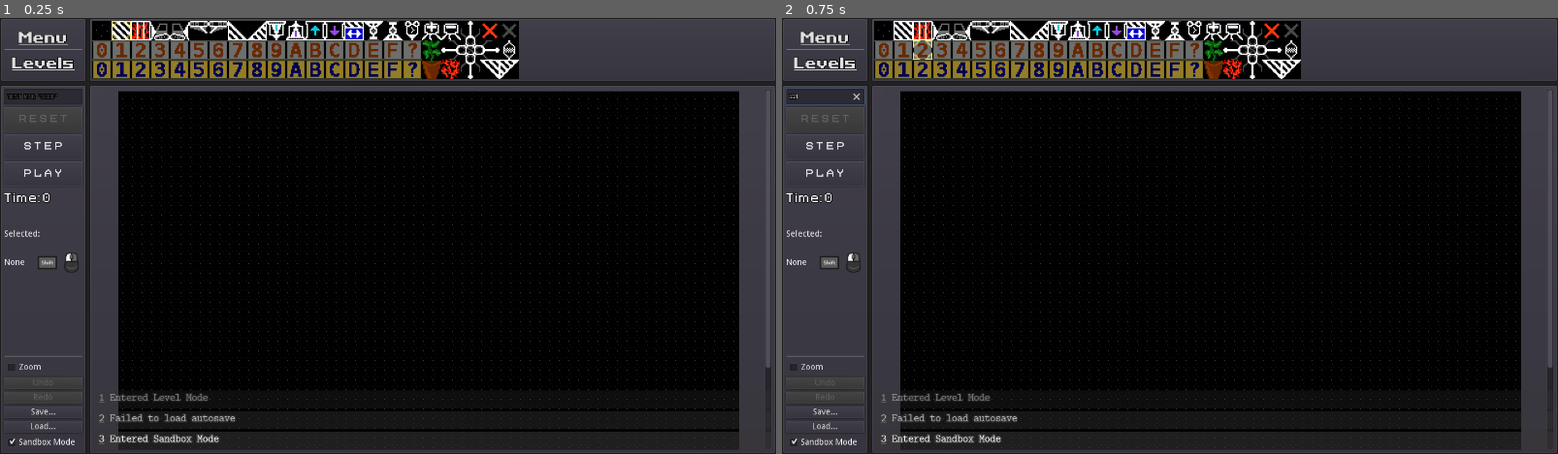
Above: before the commit, frames 1-2 (left to right).
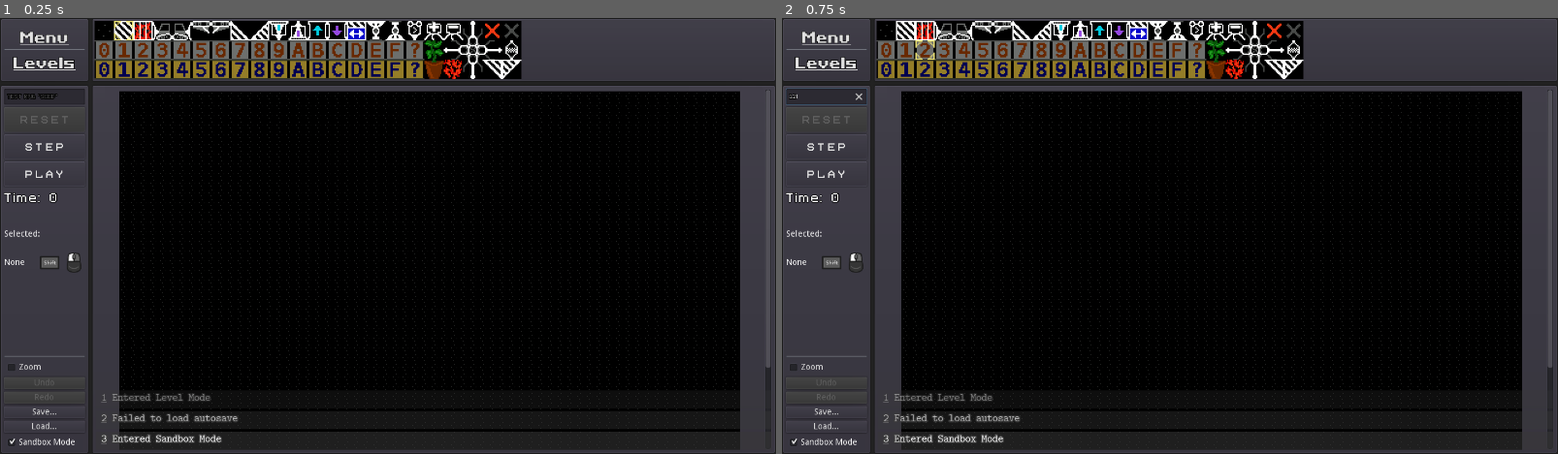
Above: after the commit, the same moments.

Repository: ColinYergin/Push-Factory
Game: Godot game, scene res://firstScene.tscn
Same seed, same stepped clock (60 frames per second), same inputs: the game is played once before the commit and once after it. This scene is started directly instead of the project's main scene.
Inputs (mouse positions are in pixels of both pictures, inside the frame that each line leads up to):
- Up to frame 1 (0.25 s): no input
- Up to frame 2 (0.75 s): click (828, 96) at 0.52 s; type "12" at 0.6 s

The runs differ from the first frame. In frame 1, 7.9% of the frame differs, in the area x 1-96%, y 0-100%; in frame 2, 7.9%.

Commit message:
Adjust some spacing in the editor UI

Diff:
--- a/bigbutton_font.tres
+++ b/bigbutton_font.tres
@@ -3,7 +3,7 @@
 [ext_resource path="res://fontspace-free-commercial-use/teletactile-font/Teletactile-3zavL.ttf" type="DynamicFontData" id=1]
 
 [resource]
-extra_spacing_top = 9
-extra_spacing_bottom = 9
+extra_spacing_top = 11
+extra_spacing_bottom = 7
 extra_spacing_char = 4
 font_data = ExtResource( 1 )
--- a/firstScene.tscn
+++ b/firstScene.tscn
@@ -48,20 +48,20 @@
 script = ExtResource( 2 )
 
 [node name="PanelContainer" type="PanelContainer" parent="."]
-margin_right = 143.0
+margin_right = 147.0
 margin_bottom = 106.0
 
 [node name="VBoxContainer" type="VBoxContainer" parent="PanelContainer"]
 margin_left = 7.0
 margin_top = 17.0
-margin_right = 136.0
+margin_right = 140.0
 margin_bottom = 89.0
 size_flags_vertical = 4
 alignment = 1
 
 [node name="OpenMenuButton" type="LinkButton" parent="PanelContainer/VBoxContainer"]
-margin_left = 24.0
-margin_right = 105.0
+margin_left = 26.0
+margin_right = 107.0
 margin_bottom = 30.0
 focus_mode = 2
 size_flags_horizontal = 4
@@ -71,13 +71,13 @@
 
 [node name="HSeparator" type="HSeparator" parent="PanelContainer/VBoxContainer"]
 margin_top = 34.0
-margin_right = 129.0
+margin_right = 133.0
 margin_bottom = 38.0
 
 [node name="OpenLevelsButton" type="LinkButton" parent="PanelContainer/VBoxContainer"]
-margin_left = 13.0
+margin_left = 15.0
 margin_top = 42.0
-margin_right = 116.0
+margin_right = 118.0
 margin_bottom = 72.0
 focus_mode = 2
 size_flags_horizontal = 4
@@ -86,7 +86,7 @@
 text = "Levels"
 
 [node name="PanelContainer2" type="PanelContainer" parent="."]
-margin_left = 147.0
+margin_left = 151.0
 margin_right = 1280.0
 margin_bottom = 106.0
 rect_min_size = Vector2( 0, 106 )
@@ -116,13 +116,13 @@
 
 [node name="PanelContainer3" type="PanelContainer" parent="."]
 margin_top = 110.0
-margin_right = 143.0
+margin_right = 147.0
 margin_bottom = 720.0
 
 [node name="VBoxContainer" type="VBoxContainer" parent="PanelContainer3"]
 margin_left = 7.0
 margin_top = 7.0
-margin_right = 136.0
+margin_right = 140.0
 margin_bottom = 603.0
 
 [node name="FPSInfoLine2" type="HBoxContainer" parent="PanelContainer3/VBoxContainer"]
@@ -146,7 +146,7 @@
 text = "0"
 
 [node name="SeedLineEdit" type="LineEdit" parent="PanelContainer3/VBoxContainer"]
-margin_right = 129.0
+margin_right = 133.0
 margin_bottom = 26.0
 size_flags_horizontal = 3
 custom_fonts/font = SubResource( 3 )
@@ -156,7 +156,7 @@
 
 [node name="ResetButton" type="Button" parent="PanelContainer3/VBoxContainer"]
 margin_top = 30.0
-margin_right = 129.0
+margin_right = 133.0
 margin_bottom = 71.0
 hint_tooltip = "[R]"
 custom_fonts/font = ExtResource( 8 )
@@ -165,7 +165,7 @@
 
 [node name="StepButton" type="Button" parent="PanelContainer3/VBoxContainer"]
 margin_top = 75.0
-margin_right = 129.0
+margin_right = 133.0
 margin_bottom = 116.0
 hint_tooltip = "[S]"
 custom_fonts/font = ExtResource( 8 )
@@ -173,7 +173,7 @@
 
 [node name="PlayCheckBox" type="Button" parent="PanelContainer3/VBoxContainer"]
 margin_top = 120.0
-margin_right = 129.0
+margin_right = 133.0
 margin_bottom = 161.0
 hint_tooltip = "[P]"
 custom_fonts/font = ExtResource( 8 )
@@ -184,19 +184,19 @@
 
 [node name="TimeInfoLine" type="HBoxContainer" parent="PanelContainer3/VBoxContainer"]
 margin_top = 165.0
-margin_right = 129.0
+margin_right = 133.0
 margin_bottom = 194.0
 rect_pivot_offset = Vector2( -1174, -68 )
 
 [node name="TimeLabelLabel" type="Label" parent="PanelContainer3/VBoxContainer/TimeInfoLine"]
-margin_right = 60.0
+margin_right = 71.0
 margin_bottom = 29.0
 custom_fonts/font = ExtResource( 5 )
-text = "Time:"
+text = "Time: "
 
 [node name="TimeLabel" type="Label" parent="PanelContainer3/VBoxContainer/TimeInfoLine"]
-margin_left = 64.0
-margin_right = 77.0
+margin_left = 75.0
+margin_right = 88.0
 margin_bottom = 29.0
 custom_fonts/font = ExtResource( 5 )
 text = "0"
@@ -232,13 +232,13 @@
 
 [node name="MarginContainer2" type="MarginContainer" parent="PanelContainer3/VBoxContainer"]
 margin_top = 198.0
-margin_right = 129.0
+margin_right = 133.0
 margin_bottom = 229.0
 size_flags_vertical = 3
 
 [node name="SelectionInfoLine" type="VBoxContainer" parent="PanelContainer3/VBoxContainer"]
 margin_top = 233.0
-margin_right = 129.0
+margin_right = 133.0
 margin_bottom = 305.0
 rect_min_size = Vector2( 0, 50 )
 rect_pivot_offset = Vector2( -1174, -68 )
@@ -246,14 +246,14 @@
 [Shift]+Right-Click to Clear"
 
 [node name="SelectionLabelLabel" type="Label" parent="PanelContainer3/VBoxContainer/SelectionInfoLine"]
-margin_right = 129.0
+margin_right = 133.0
 margin_bottom = 14.0
 text = "Selected:"
 align = 3
 
 [node name="SelectionLabel" type="Label" parent="PanelContainer3/VBoxContainer/SelectionInfoLine"]
 margin_top = 18.0
-margin_right = 129.0
+margin_right = 133.0
 margin_bottom = 32.0
 size_flags_horizontal = 3
 size_flags_vertical = 3
@@ -262,11 +262,11 @@
 
 [node name="NotSelectedLabel" type="HBoxContainer" parent="PanelContainer3/VBoxContainer/SelectionInfoLine"]
 margin_top = 36.0
-margin_right = 129.0
+margin_right = 133.0
 margin_bottom = 72.0
 
 [node name="NoneSelectedLabel" type="Label" parent="PanelContainer3/VBoxContainer/SelectionInfoLine/NotSelectedLabel"]
-margin_right = 49.0
+margin_right = 53.0
 margin_bottom = 36.0
 size_flags_horizontal = 3
 size_flags_vertical = 3
@@ -275,8 +275,8 @@
 autowrap = true
 
 [node name="ControllerTextureRect" type="TextureRect" parent="PanelContainer3/VBoxContainer/SelectionInfoLine/NotSelectedLabel"]
-margin_left = 53.0
-margin_right = 89.0
+margin_left = 57.0
+margin_right = 93.0
 margin_bottom = 36.0
 rect_min_size = Vector2( 36, 36 )
 size_flags_horizontal = 0
@@ -289,8 +289,8 @@
 max_width = 36
 
 [node name="ControllerTextureRect2" type="TextureRect" parent="PanelContainer3/VBoxContainer/SelectionInfoLine/NotSelectedLabel"]
-margin_left = 93.0
-margin_right = 129.0
+margin_left = 97.0
+margin_right = 133.0
 margin_bottom = 36.0
 rect_min_size = Vector2( 36, 36 )
 size_flags_horizontal = 0
@@ -305,11 +305,11 @@
 [node name="SomethingSelectedLabel" type="VBoxContainer" parent="PanelContainer3/VBoxContainer/SelectionInfoLine"]
 visible = false
 margin_top = 76.0
-margin_right = 121.0
+margin_right = 129.0
 margin_bottom = 290.0
 
 [node name="ControlsLabel" type="Label" parent="PanelContainer3/VBoxContainer/SelectionInfoLine/SomethingSelectedLabel"]
-margin_right = 121.0
+margin_right = 129.0
 margin_bottom = 14.0
 size_flags_horizontal = 3
 size_flags_vertical = 3
@@ -319,11 +319,11 @@
 
 [node name="OverwriteControl" type="HBoxContainer" parent="PanelContainer3/VBoxContainer/SelectionInfoLine/SomethingSelectedLabel"]
 margin_top = 18.0
-margin_right = 121.0
+margin_right = 129.0
 margin_bottom = 54.0
 
 [node name="OverwriteControlLabel" type="Label" parent="PanelContainer3/VBoxContainer/SelectionInfoLine/SomethingSelectedLabel/OverwriteControl"]
-margin_right = 81.0
+margin_right = 89.0
 margin_bottom = 36.0
 size_flags_horizontal = 3
 size_flags_vertical = 3
@@ -332,8 +332,8 @@
 autowrap = true
 
 [node name="ControllerTextureRect" type="TextureRect" parent="PanelContainer3/VBoxContainer/SelectionInfoLine/SomethingSelectedLabel/OverwriteControl"]
-margin_left = 85.0
-margin_right = 121.0
+margin_left = 93.0
+margin_right = 129.0
 margin_bottom = 36.0
 rect_min_size = Vector2( 36, 36 )
 size_flags_horizontal = 0
@@ -347,11 +347,11 @@
 
 [node name="OverwriteControl2" type="HBoxContainer" parent="PanelContainer3/VBoxContainer/SelectionInfoLine/SomethingSelectedLabel"]
 margin_top = 58.0
-margin_right = 121.0
+margin_right = 129.0
 margin_bottom = 94.0
 
 [node name="OverwriteControlLabel" type="Label" parent="PanelContainer3/VBoxContainer/SelectionInfoLine/SomethingSelectedLabel/OverwriteControl2"]
-margin_right = 81.0
+margin_right = 89.0
 margin_bottom = 36.0
 size_flags_horizontal = 3
 size_flags_vertical = 3
@@ -360,8 +360,8 @@
 autowrap = true
 
 [node name="ControllerTextureRect" type="TextureRect" parent="PanelContainer3/VBoxContainer/SelectionInfoLine/SomethingSelectedLabel/OverwriteControl2"]
-margin_left = 85.0
-margin_right = 121.0
+margin_left = 93.0
+margin_right = 129.0
 margin_bottom = 36.0
 rect_min_size = Vector2( 36, 36 )
 size_flags_horizontal = 0
@@ -375,11 +375,11 @@
 
 [node name="OverwriteControl3" type="HBoxContainer" parent="PanelContainer3/VBoxContainer/SelectionInfoLine/SomethingSelectedLabel"]
 margin_top = 98.0
-margin_right = 121.0
+margin_right = 129.0
 margin_bottom = 134.0
 
 [node name="OverwriteControlLabel" type="Label" parent="PanelContainer3/VBoxContainer/SelectionInfoLine/SomethingSelectedLabel/OverwriteControl3"]
-margin_right = 81.0
+margin_right = 89.0
 margin_bottom = 36.0
 size_flags_horizontal = 3
 size_flags_vertical = 3
@@ -388,8 +388,8 @@
 autowrap = true
 
 [node name="ControllerTextureRect" type="TextureRect" parent="PanelContainer3/VBoxContainer/SelectionInfoLine/SomethingSelectedLabel/OverwriteControl3"]
-margin_left = 85.0
-margin_right = 121.0
+margin_left = 93.0
+margin_right = 129.0
 margin_bottom = 36.0
 rect_min_size = Vector2( 36, 36 )
 size_flags_horizontal = 0
@@ -403,11 +403,11 @@
 
 [node name="OverwriteControl4" type="HBoxContainer" parent="PanelContainer3/VBoxContainer/SelectionInfoLine/SomethingSelectedLabel"]
 margin_top = 138.0
-margin_right = 121.0
+margin_right = 129.0
 margin_bottom = 174.0
 
 [node name="OverwriteControlLabel" type="Label" parent="PanelContainer3/VBoxContainer/SelectionInfoLine/SomethingSelectedLabel/OverwriteControl4"]
-margin_right = 81.0
+margin_right = 89.0
 margin_bottom = 36.0
 size_flags_horizontal = 3
 size_flags_vertical = 3
@@ -416,8 +416,8 @@
 autowrap = true
 
 [node name="ControllerTextureRect" type="TextureRect" parent="PanelContainer3/VBoxContainer/SelectionInfoLine/SomethingSelectedLabel/OverwriteControl4"]
-margin_left = 85.0
-margin_right = 121.0
+margin_left = 93.0
+margin_right = 129.0
 margin_bottom = 36.0
 rect_min_size = Vector2( 36, 36 )
 size_flags_horizontal = 0
@@ -431,11 +431,11 @@
 
 [node name="OverwriteControl5" type="HBoxContainer" parent="PanelContainer3/VBoxContainer/SelectionInfoLine/SomethingSelectedLabel"]
 margin_top = 178.0
-margin_right = 121.0
+margin_right = 129.0
 margin_bottom = 214.0
 
 [node name="OverwriteControlLabel" type="Label" parent="PanelContainer3/VBoxContainer/SelectionInfoLine/SomethingSelectedLabel/OverwriteControl5"]
-margin_right = 41.0
+margin_right = 49.0
 margin_bottom = 36.0
 size_flags_horizontal = 3
 size_flags_vertical = 3
@@ -444,8 +444,8 @@
 autowrap = true
 
 [node name="ControllerTextureRect" type="TextureRect" parent="PanelContainer3/VBoxContainer/SelectionInfoLine/SomethingSelectedLabel/OverwriteControl5"]
-margin_left = 45.0
-margin_right = 81.0
+margin_left = 53.0
+margin_right = 89.0
 margin_bottom = 36.0
 rect_min_size = Vector2( 36, 36 )
 size_flags_horizontal = 0
@@ -458,8 +458,8 @@
 max_width = 36
 
 [node name="ControllerTextureRect2" type="TextureRect" parent="PanelContainer3/VBoxContainer/SelectionInfoLine/SomethingSelectedLabel/OverwriteControl5"]
-margin_left = 85.0
-margin_right = 121.0
+margin_left = 93.0
+margin_right = 129.0
 margin_bottom = 36.0
 rect_min_size = Vector2( 36, 36 )
 size_flags_horizontal = 0
@@ -473,7 +473,7 @@
 
 [node name="MarginContainer3" type="MarginContainer" parent="PanelContainer3/VBoxContainer"]
 margin_top = 309.0
-margin_right = 129.0
+margin_right = 133.0
 margin_bottom = 436.0
 size_flags_vertical = 3
 size_flags_stretch_ratio = 4.0
@@ -488,18 +488,18 @@
 
 [node name="HSeparator" type="HSeparator" parent="PanelContainer3/VBoxContainer"]
 margin_top = 440.0
-margin_right = 129.0
+margin_right = 133.0
 margin_bottom = 444.0
 
 [node name="ZoomCheckBox" type="CheckBox" parent="PanelContainer3/VBoxContainer"]
 margin_top = 448.0
-margin_right = 129.0
+margin_right = 133.0
 margin_bottom = 472.0
 text = "Zoom"
 
 [node name="UndoButton" type="Button" parent="PanelContainer3/VBoxContainer"]
 margin_top = 476.0
-margin_right = 129.0
+margin_right = 133.0
 margin_bottom = 496.0
 hint_tooltip = "[Ctrl]+[Z]"
 disabled = true
@@ -507,7 +507,7 @@
 
 [node name="RedoButton" type="Button" parent="PanelContainer3/VBoxContainer"]
 margin_top = 500.0
-margin_right = 129.0
+margin_right = 133.0
 margin_bottom = 520.0
 hint_tooltip = "[Ctrl]+[Y]
 [Ctrl]+[Shift]+[Z]"
@@ -515,13 +515,13 @@
 
 [node name="SaveButton" type="Button" parent="PanelContainer3/VBoxContainer"]
 margin_top = 524.0
-margin_right = 129.0
+margin_right = 133.0
 margin_bottom = 544.0
 text = "Save..."
 
 [node name="LoadButton" type="Button" parent="PanelContainer3/VBoxContainer"]
 margin_top = 548.0
-margin_right = 129.0
+margin_right = 133.0
 margin_bottom = 568.0
 text = "Load..."
 
@@ -543,9 +543,9 @@
 
 [node name="SandboxCheckBox" type="CheckBox" parent="PanelContainer3/VBoxContainer"]
 margin_top = 572.0
-margin_right = 129.0
+margin_right = 133.0
 margin_bottom = 596.0
-text = "Sandbox Mode  "
+text = "Sandbox Mode   "
 
 [node name="SandboxConfirmationDialog" type="ConfirmationDialog" parent="PanelContainer3/VBoxContainer"]
 margin_right = 200.0
@@ -554,7 +554,7 @@
 dialog_autowrap = true
 
 [node name="PanelContainer4" type="PanelContainer" parent="."]
-margin_left = 147.0
+margin_left = 151.0
 margin_top = 110.0
 margin_right = 1280.0
 margin_bottom = 720.0
@@ -565,7 +565,7 @@
 [node name="ScrollContainer" type="ScrollContainer" parent="PanelContainer4"]
 margin_left = 7.0
 margin_top = 7.0
-margin_right = 1126.0
+margin_right = 1122.0
 margin_bottom = 603.0
 mouse_filter = 1
 
@@ -650,7 +650,7 @@
 [node name="UserLogVBox" type="VBoxContainer" parent="PanelContainer4"]
 margin_left = 7.0
 margin_top = 7.0
-margin_right = 1126.0
+margin_right = 1122.0
 margin_bottom = 603.0
 mouse_filter = 2
 theme = SubResource( 1 )
